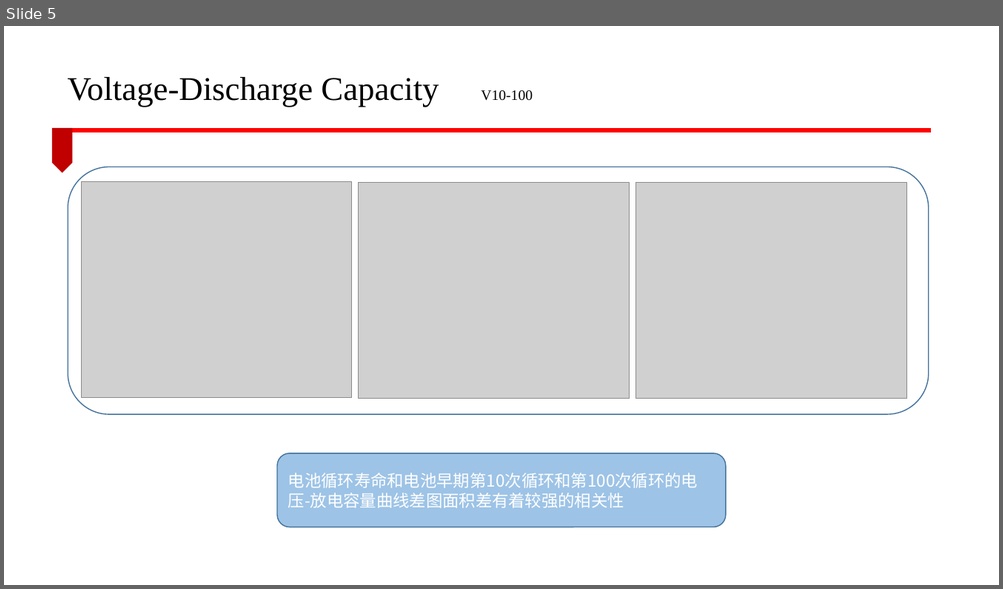
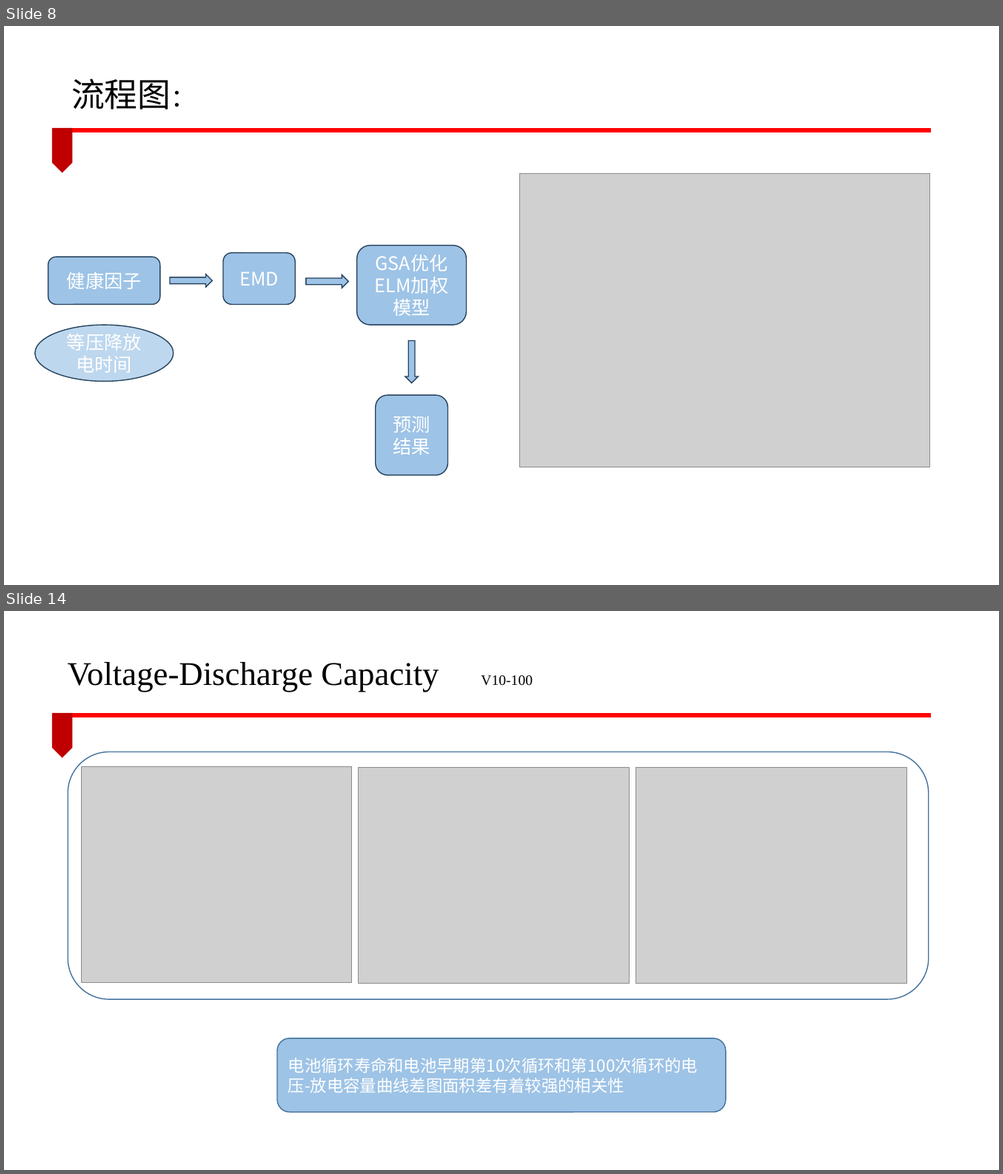
Before and after one commit to lucking666/sys, a slide deck: 卢老师论文汇报/CEEMDAN汇报.pptx. Shown one above the other, each under a label of ours: slide 5 before the commit, slides 8 and 14 after it; the slides between them are not shown. The pictures are 1003x589 and 1003x1174 pixels, drawn with LibreOffice and Linux fonts; fonts in the diff are those of the drawing; grey boxes stand for pictures; background and template pictures are left out. Boxes give left, top, right and bottom in pixels: in the first picture for what was removed or moved away, otherwise in the second. Text is boxed around its words. In the diff, an @@ line names an element or a change of style, - is before the commit and + after.

```diff
--- a/卢老师论文汇报/CEEMDAN汇报.pptx
+++ b/卢老师论文汇报/CEEMDAN汇报.pptx
@@ slide 8 added at bbox=[4, 26, 999, 585], background #FFFFFF; not listed: 2 template elements that a slide beside it also shows @@
@@ text added at bbox=[71, 79, 170, 110], 32 pt, text #000000 @@
+流程图：
@@ picture added at bbox=[520, 174, 929, 469] @@
@@ rounded rectangle added at bbox=[357, 245, 466, 325], fill #9DC3E6, outline #28445D 1 pt, 18 pt, text #FFFFFF @@
+GSA优化ELM加权模型
@@ rounded rectangle added at bbox=[48, 258, 160, 305], fill #9DC3E6, outline #28445D 1 pt, 18 pt, text #FFFFFF @@
+健康因子
@@ rounded rectangle added at bbox=[223, 253, 295, 304], fill #9DC3E6, outline #28445D 1 pt, 18 pt, text #FFFFFF @@
+EMD
@@ right arrow added at bbox=[170, 275, 212, 287], fill #9DC3E6, outline #28445D 1 pt @@
@@ right arrow added at bbox=[306, 275, 349, 288], fill #9DC3E6, outline #28445D 1 pt @@
@@ ellipse added at bbox=[35, 325, 173, 382], fill #BDD7EE, outline #28445D 1 pt, 18 pt, text #FFFFFF @@
+等压降放电时间
@@ right arrow added at bbox=[405, 340, 418, 383], fill #9DC3E6, outline #28445D 1 pt @@
@@ rounded rectangle added at bbox=[375, 395, 448, 475], fill #9DC3E6, outline #28445D 1 pt, 18 pt, text #FFFFFF @@
+预测结果
@@ what was slide 5 is now slide 14 @@
```
Also in this commit, not shown: 3 slides changed, 9 other slides added, 1 slide removed, 2 other files.
